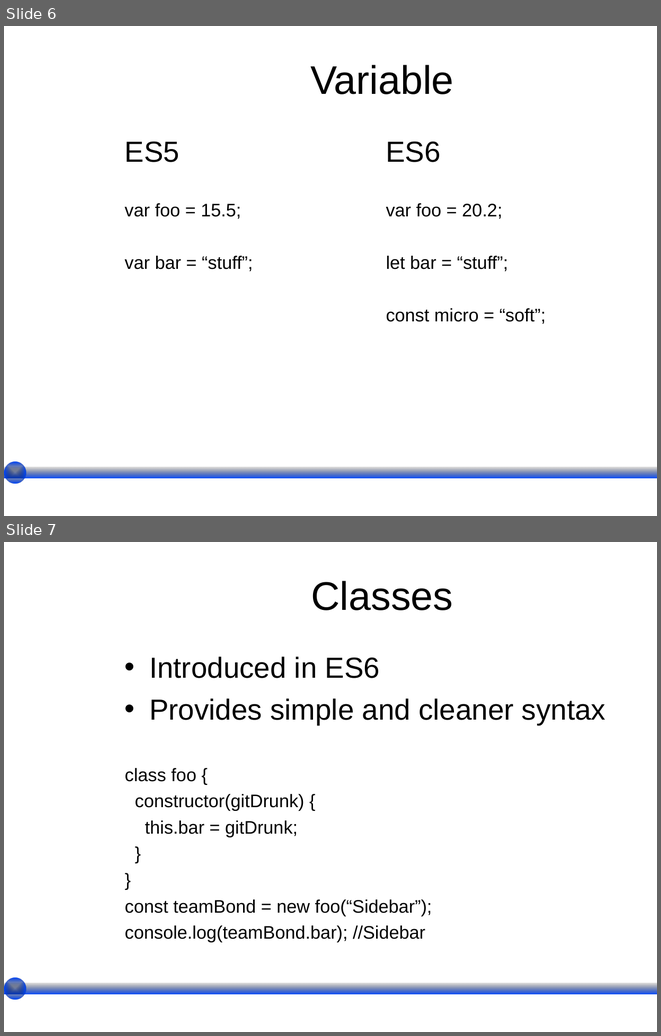
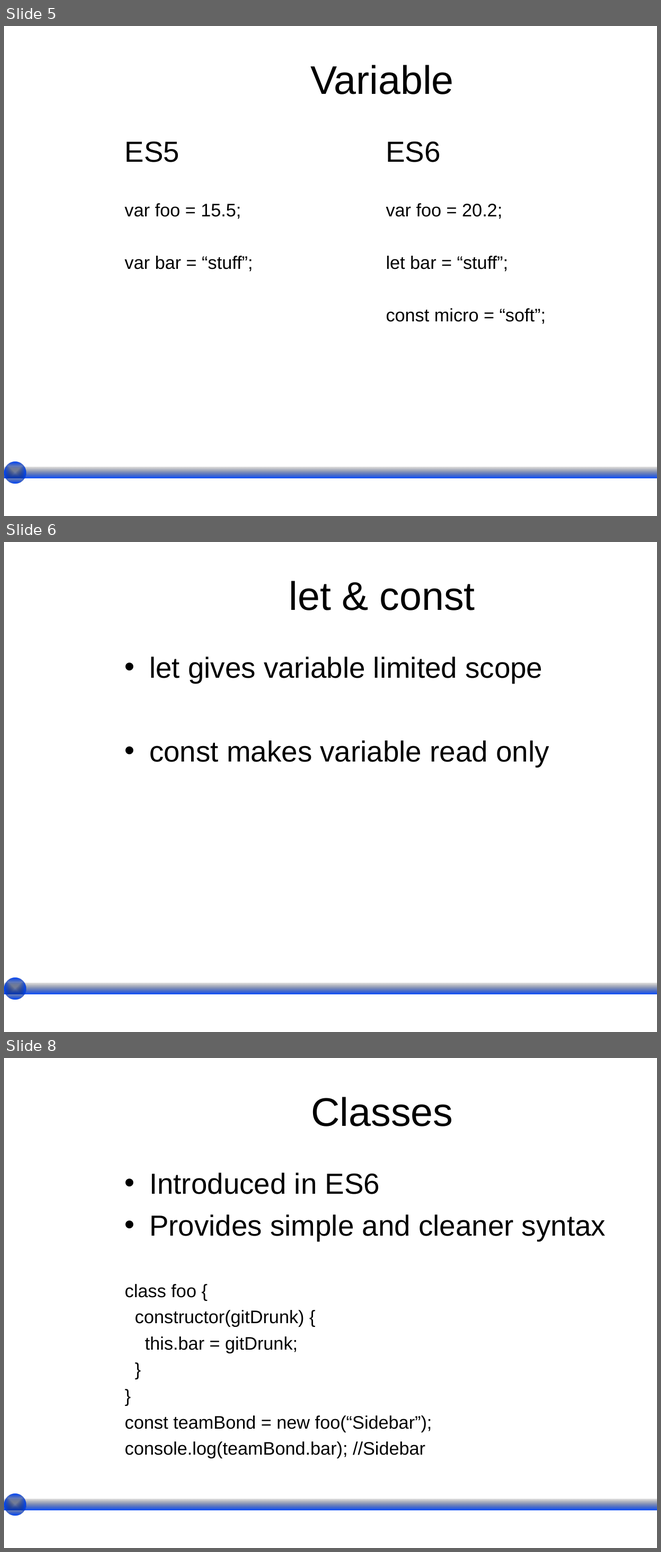
Before and after one commit to wesreisz/cis411-lightningTalks, a slide deck: LeH_ES2015.ppt. Shown one above the other, each under a label of ours: slides 6 and 7 before the commit, slides 5, 6 and 8 after it; the slides between them are not shown. The pictures are 661x1036 and 661x1552 pixels, drawn with LibreOffice and Linux fonts; fonts in the diff are those of the drawing; background and template pictures are left out. Boxes give left, top, right and bottom in pixels: in the first picture for what was removed or moved away, otherwise in the second. Text is boxed around its words. In the diff, an @@ line names an element or a change of style, - is before the commit and + after.

```diff
--- a/LeH_ES2015.ppt
+++ b/LeH_ES2015.ppt
@@ slide 6 added at (4,542,657,1032), background picture (left out) @@
@@ title added at (289,581,475,610), 44 pt, text #000000 @@
+let & const
@@ text added at (149,656,549,767), 32 pt, text #000000 @@
+• let gives variable limited scope
+• const makes variable read only
@@ rectangle added at (4,983,657,994), fill gradient #000000 to #0047FF @@
@@ ellipse added at (4,978,26,999), fill gradient #000000 to #0047FF @@
@@ what was slide 6 is now slide 5 @@
@@ what was slide 7 is now slide 8 @@
```
Also in this commit, not shown: 3 slides changed, 1 slide removed.
